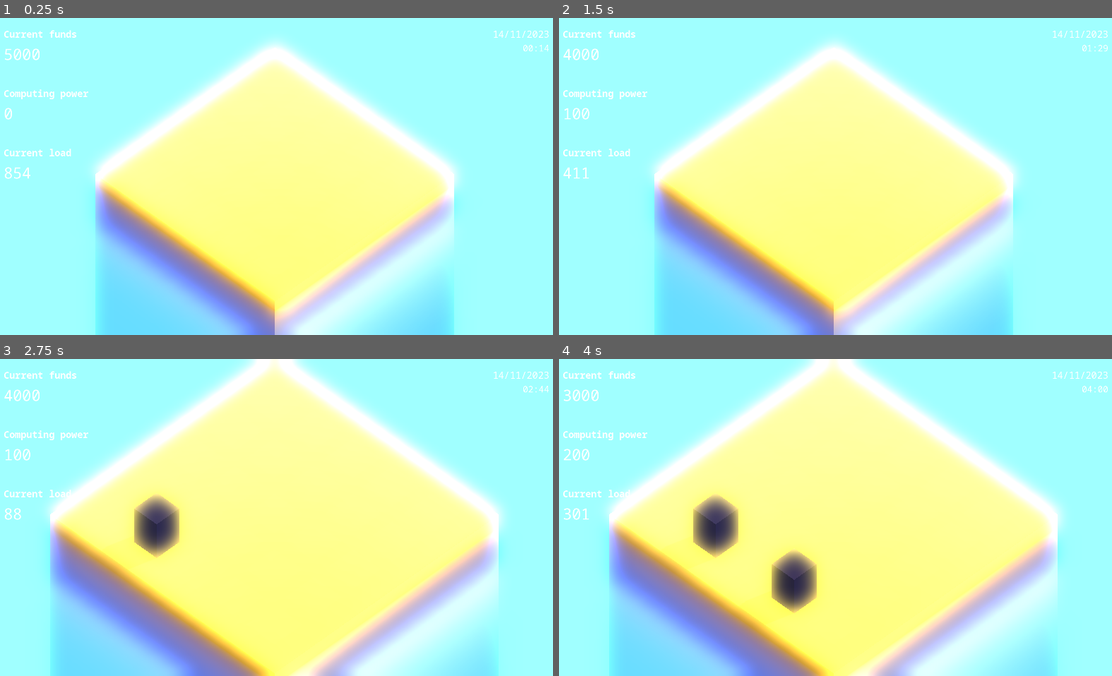
Above: before the commit, frames 1-4 (two rows, left to right).
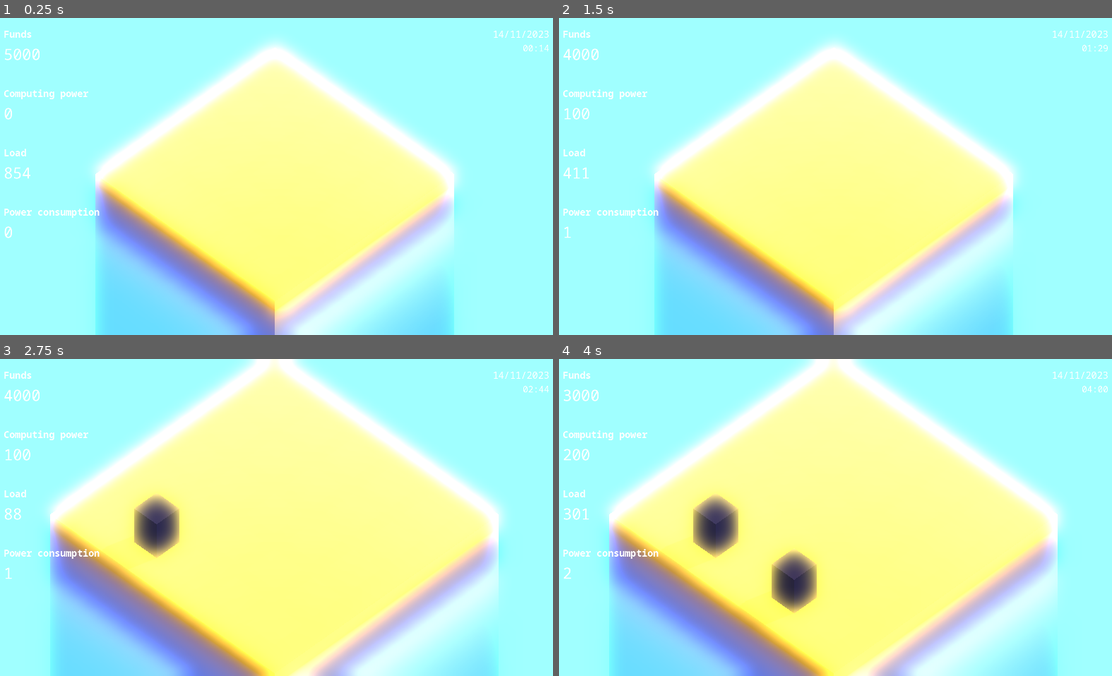
Above: after the commit, the same moments.

Repository: maroun-baydoun/will-it-scale
Game: Godot game, scene res://scenes/main.tscn
Two runs of this game, one before a commit and one after it. Both use one fixed random seed, a clock stepped at 60 frames per second and the inputs below.
Inputs (mouse positions are in pixels of both pictures, inside the frame that each line leads up to):
- Up to frame 1 (0.25 s): no input
- Up to frame 2 (1.5 s): tap Enter at 0.5 s; move the mouse to (957, 160) at 0.52 s; hold Mouse wheel up (zoom_in) 0.53-1.28 s; click (957, 160) at 0.67 s; tap Space at 1.25 s; move the mouse to (724, 192) at 1.27 s; tap Mouse wheel down (zoom_out) at 1.35 s; click (724, 192) at 1.42 s
- Up to frame 3 (2.75 s): move the mouse to (331, 447) at 2.02 s; hold Mouse wheel up (zoom_in) from 2.03 s (still down); click (331, 447) at 2.17 s
- Up to frame 4 (4 s): tap Enter at 2.75 s; move the mouse to (807, 580) at 2.77 s; release Mouse wheel up (zoom_in) at 2.78 s; tap Mouse wheel down (zoom_out) at 2.85 s; click (807, 580) at 2.92 s; move the mouse to (1006, 565) at 3.52 s; hold Mouse wheel up (zoom_in) from 3.53 s (still down); click (1006, 565) at 3.67 s

The runs differ from the first frame. In frame 1, 0.4% of the frame differs, in the area x 0-19%, y 3-70%; in frame 2, 0.4%; in frame 3, 0.4%; in frame 4, 0.4%.

Commit message:
Display power consumption

Diff:
--- a/gui/statistics-panel.tscn
+++ b/gui/statistics-panel.tscn
@@ -42,7 +42,7 @@
 theme_override_font_sizes/bold_italics_font_size = 6
 theme_override_font_sizes/mono_font_size = 20
 bbcode_enabled = true
-text = "[b]Current funds[/b]"
+text = "[b]Funds[/b]"
 fit_content = true
 scroll_active = false
 shortcut_keys_enabled = false
@@ -95,7 +95,7 @@
 theme_override_font_sizes/bold_italics_font_size = 6
 theme_override_font_sizes/mono_font_size = 20
 bbcode_enabled = true
-text = "[b]Current load[/b]"
+text = "[b]Load[/b]"
 fit_content = true
 scroll_active = false
 shortcut_keys_enabled = false
@@ -105,7 +105,33 @@
 layout_mode = 2
 theme_override_fonts/font = ExtResource("1_yb4qv")
 theme_override_font_sizes/font_size = 52
-text = "100"
+text = "0"
+
+[node name="VBoxContainer4" type="VBoxContainer" parent="MarginContainer/VBoxContainer"]
+layout_mode = 2
+size_flags_horizontal = 3
+theme_override_constants/separation = 10
+
+[node name="Label" type="RichTextLabel" parent="MarginContainer/VBoxContainer/VBoxContainer4"]
+layout_mode = 2
+theme_override_fonts/normal_font = ExtResource("1_yb4qv")
+theme_override_fonts/bold_font = ExtResource("2_8vech")
+theme_override_font_sizes/normal_font_size = 24
+theme_override_font_sizes/bold_font_size = 32
+theme_override_font_sizes/bold_italics_font_size = 6
+theme_override_font_sizes/mono_font_size = 20
+bbcode_enabled = true
+text = "[b]Power consumption[/b]"
+fit_content = true
+scroll_active = false
+shortcut_keys_enabled = false
+
+[node name="CurrentPowerConsumptionLabel" type="Label" parent="MarginContainer/VBoxContainer/VBoxContainer4"]
+unique_name_in_owner = true
+layout_mode = 2
+theme_override_fonts/font = ExtResource("1_yb4qv")
+theme_override_font_sizes/font_size = 52
+text = "0"
 
 [node name="TimeLabel" type="Label" parent="MarginContainer/VBoxContainer"]
 layout_mode = 2
--- a/scenes/main.tscn
+++ b/scenes/main.tscn
@@ -8,6 +8,7 @@
 [ext_resource type="Script" path="res://scripts/managers/finance-manager.gd" id="6_k0lmj"]
 [ext_resource type="Script" path="res://scripts/managers/date-time-manager.gd" id="7_qrmsp"]
 [ext_resource type="Script" path="res://scripts/managers/traffic-manager.gd" id="8_ygmq4"]
+[ext_resource type="Script" path="res://scripts/managers/power-manager.gd" id="9_nl1t3"]
 
 [sub_resource type="ProceduralSkyMaterial" id="ProceduralSkyMaterial_46v2u"]
 sky_horizon_color = Color(0.64625, 0.65575, 0.67075, 1)
@@ -131,6 +132,11 @@
 [node name="TrafficManager" type="Node" parent="."]
 script = ExtResource("8_ygmq4")
 
+[node name="PowerManager" type="Node" parent="."]
+script = ExtResource("9_nl1t3")
+
 [connection signal="computing_power_updated" from="Floor/ServerContainer" to="." method="_on_server_container_computing_power_updated"]
 [connection signal="ticked" from="DateTimeManager" to="." method="_on_date_time_manager_ticked"]
 [connection signal="timeout" from="DateTimeManager/GlobalTimer" to="DateTimeManager" method="_on_timer_timeout"]
+[connection signal="hourly_power_consumption_decreased" from="PowerManager" to="." method="_on_power_manager_hourly_power_consumption_decreased"]
+[connection signal="hourly_power_consumption_increased" from="PowerManager" to="." method="_on_power_manager_hourly_power_consumption_increased"]
--- a/scripts/main.gd
+++ b/scripts/main.gd
@@ -11,7 +11,7 @@
 @onready var date_time_display: DateTimeDisplay = %DateTimeDisplay
 @onready var finance_manager: FinanceManager = $FinanceManager
 @onready var traffic_manager := $TrafficManager
-
+@onready var power_manager := $PowerManager
 
 var sessions: int
 var computing_power_per_session: int = 10
@@ -67,7 +67,7 @@
 	server.appear(cell.transform.origin)
 
 	finance_manager.remove_funds(server.price)
-
+	power_manager.increase_hourly_power_consumption(server.hourly_power_consumption)
 
 func _on_server_container_computing_power_updated(computing_power) -> void:
 	statistics_panel.total_computing_power = computing_power
@@ -77,3 +77,12 @@
 	date_time_display.current_date_time = date_time
 	traffic_manager.generate_traffic()
 	statistics_panel.current_load = traffic_manager.current_load
+
+
+
+func _on_power_manager_hourly_power_consumption_decreased(amount: int) -> void:
+	statistics_panel.current_power_consumption = power_manager.current_hourly_power_consumption
+
+
+func _on_power_manager_hourly_power_consumption_increased(amount: int) -> void:
+	statistics_panel.current_power_consumption = power_manager.current_hourly_power_consumption
--- /dev/null
+++ b/scripts/managers/power-manager.gd
@@ -0,0 +1,17 @@
+extends Node
+
+signal hourly_power_consumption_increased(amount: int)
+signal hourly_power_consumption_decreased(amount: int)
+
+var current_hourly_power_consumption :int = 0
+
+
+func increase_hourly_power_consumption(amount: int) -> void :
+	current_hourly_power_consumption += amount
+	hourly_power_consumption_increased.emit(amount)
+
+
+
+func decrease_hourly_power_consumption(amount: int) -> void :
+	current_hourly_power_consumption -= amount
+	hourly_power_consumption_decreased.emit(amount)
--- a/scripts/server.gd
+++ b/scripts/server.gd
@@ -5,6 +5,7 @@
 const INITIAL_COMPUTING_POWER: int = 100
 
 var computing_power: int = INITIAL_COMPUTING_POWER
+var hourly_power_consumption: int = 1 #kWh
 var price: int = 1000
 
 @onready var height: float = mesh.size.y
--- a/scripts/statistics-panel.gd
+++ b/scripts/statistics-panel.gd
@@ -4,6 +4,7 @@
 @onready var current_funds_label:Label =  %CurrentFundsLabel
 @onready var total_computing_power_label:Label =  %TotalComputingPowerLabel
 @onready var current_load_label: Label = %CurrentLoadLabel
+@onready var current_power_consumption_label: Label = %CurrentPowerConsumptionLabel
 
 
 var current_funds:float:
@@ -14,7 +15,10 @@
 	set(value):
 		total_computing_power_label.text = str(value)
 
-
 var current_load:int:
 	set(value):
 		current_load_label.text = str(value)
+
+var current_power_consumption:int:
+	set(value):
+		current_power_consumption_label.text = str(value)
Not shown: 1 places in scenes/main.tscn that only renumber resources
